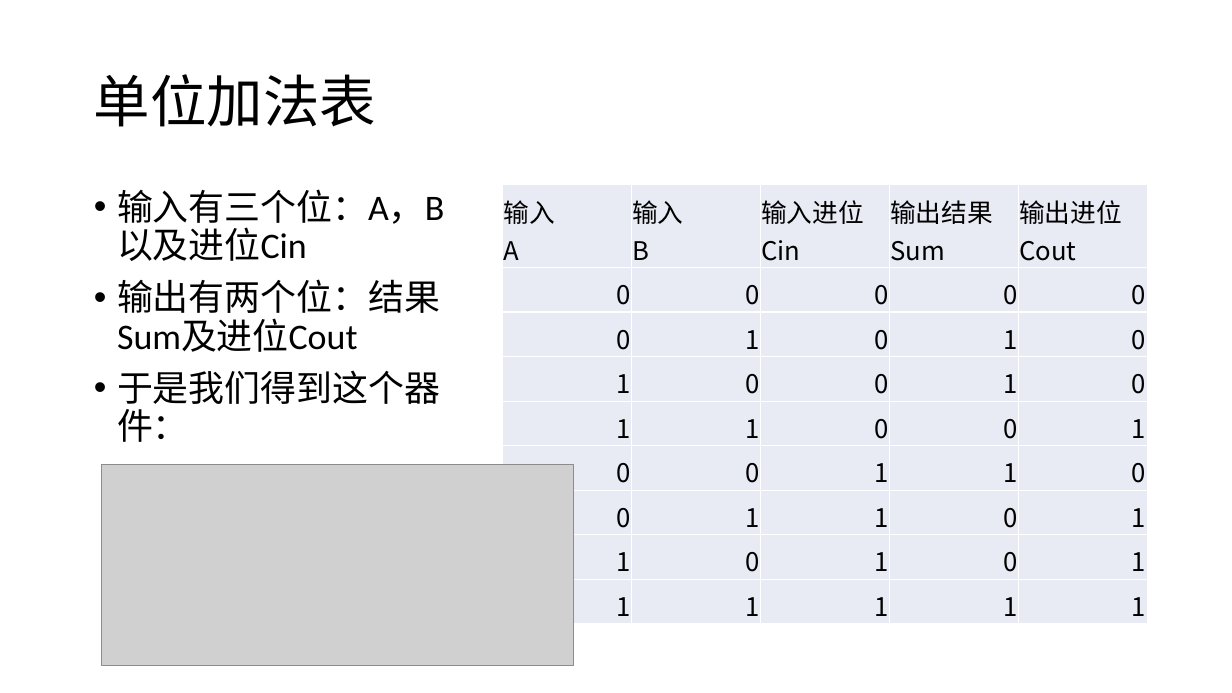
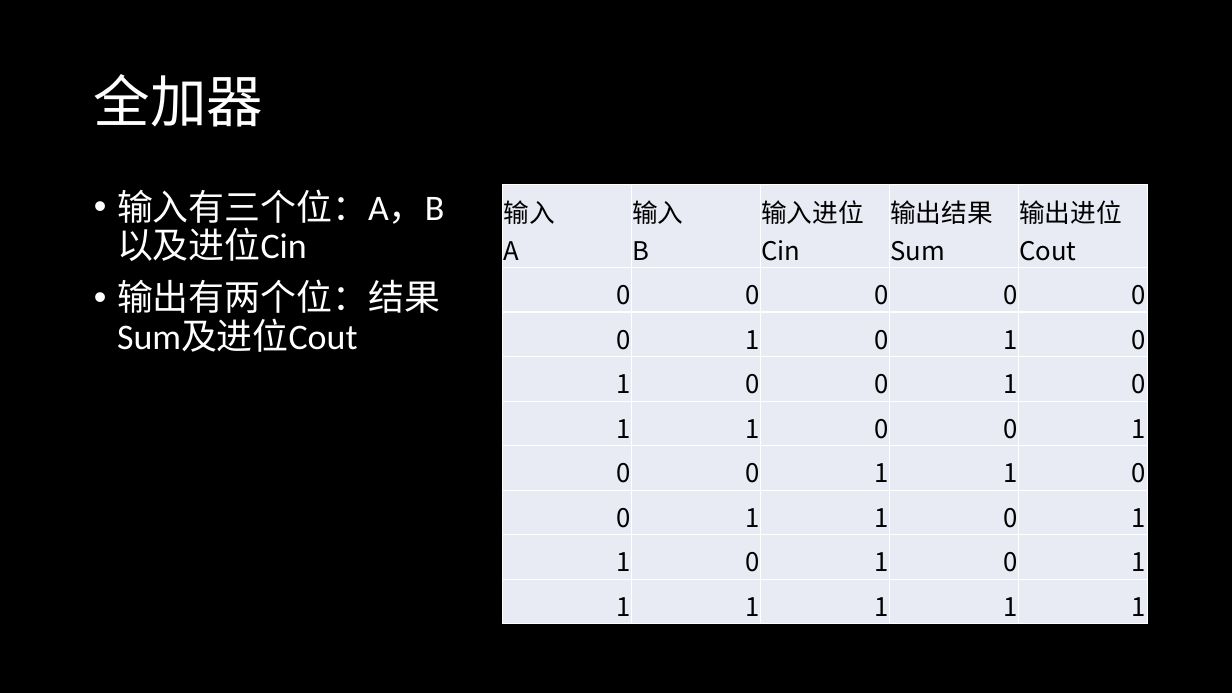
Before and after one commit to SleepySoft/SleepyMemo, a slide deck: slide 13 of 半导体器件与逻辑电路.pptx (slide 12 before the commit). Drawn at 1232x693 pixels with LibreOffice and Linux fonts; fonts in the diff are those of the drawing; grey boxes stand for pictures. Boxes give left, top, right and bottom in pixels: in the first picture for what was removed or moved away, otherwise in the second. Text is boxed around its words. In the diff, an @@ line names an element or a change of style, - is before the commit and + after.

```diff
--- a/半导体器件与逻辑电路.pptx
+++ b/半导体器件与逻辑电路.pptx
@@ background #FFFFFF to #000000 @@
@@ title at [94, 74, 263, 127]: text changed; text colour #000000 to #FFFFFF @@
-单位加法表
+全加器
@@ text "输入有三个位：A，B以及进位Cin" at [117, 189, 444, 352]: text colour #000000 to #FFFFFF @@
@@ text at [117, 370, 440, 442]: paragraph removed @@
-• 于是我们得到这个器件：
@@ picture removed at [101, 465, 573, 665] @@
```
Also in this commit, not shown: 15 other slides changed, 10 slides added, 1 slide removed, 3 other files.
